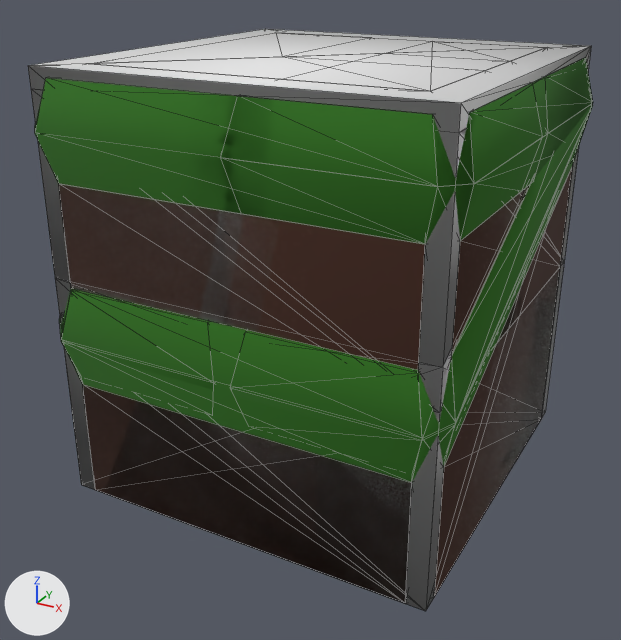
A saved change to the glTF model Art/Terrain/Cubeys/pieces/cubeys_pieces.glb.
Rendered twice from a 50 mm camera at (0.992, -1.921, 0.249) aimed at (-0.024, -0.075, -0.674). The axes (+X, +Y, +Z) are drawn at lower left. The lights are the same throughout. Mesh edges are drawn as thin lines. Where no turn or scale is listed for an object, it has been applied to the vertices. Vertices at the same position are counted once.

The scene before the commit, as lines of its bpy script (objects in view):
```python
ob_dirt_ramp = bpy.data.objects.new('dirt_ramp', me_cube_033)
ob_dirt_ramp.location = (0.0, 0.0, 0.0)
ob_edge_ramp_l = bpy.data.objects.new('edge_ramp_L', me_cube_025)
ob_edge_ramp_l.location = (0.0, 0.0, 0.0)
ob_edge_ramp_l_phy = bpy.data.objects.new('edge_ramp_L_phy', me_plane_002)
ob_edge_ramp_l_phy.location = (0.0, 0.0, 0.0)
ob_edge_ramp_r = bpy.data.objects.new('edge_ramp_R', me_cube_001)
ob_edge_ramp_r.location = (0.0, 0.0, 0.0)
ob_grass_flat = bpy.data.objects.new('grass_flat', me_cube_032)
ob_grass_flat.location = (0.0, 0.0, 0.0)
ob_grass_ramp = bpy.data.objects.new('grass_ramp', me_cube_004)
ob_grass_ramp.location = (0.0, 0.0, 0.0)
ob_path_edge_corner_outer = bpy.data.objects.new('path_edge_corner_outer', me_cube_035)
ob_path_edge_corner_outer.location = (0.0, 0.0, 0.0)
# also in view: 'path_edge_corner_outer_phy' at (0.0, 0.0, -0.3); 'path_edge_straight' at (0.014, 0.0, -0.3); 'grass_ramp_phy' at (0.0, 0.0, -0.55); 'path_edge_corner_inner_phy' at (0.0, 0.0, -0.3); 'edge_ramp_R_phy' at (0.0, 0.0, -0.55)
```
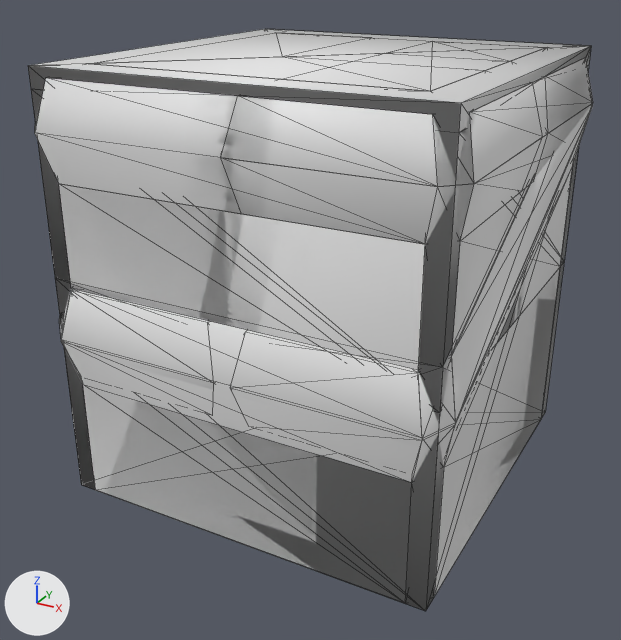
Location of each change, [x1, y1, x2, y2] in pixels of the pictures (621 x 640 px):
'dirt_ramp', recoloured: [83, 272, 559, 603] in both
part 1 of me_cube_032, recoloured (brown to grey): [59, 184, 530, 353] in both
part 2 of me_cube_032, recoloured (green to grey): [35, 59, 592, 244] in both
part 3 of me_cube_025, recoloured: before [83, 270, 559, 603]
part 4 of me_cube_025, recoloured (green to grey): [61, 341, 214, 390] in both
part 5 of me_cube_001, recoloured: before [83, 271, 559, 603]; after [85, 278, 556, 602]
part 6 of me_cube_001, recoloured (green to grey): [230, 108, 592, 447] in both
part 7 of me_cube_004, recoloured: [83, 268, 560, 602] in both
part 8 of me_cube_004, recoloured (green to grey): [59, 104, 593, 482] in both
part 9 of me_cube_035, recoloured (brown to grey): [191, 165, 573, 370] in both
part 10 of me_cube_035, recoloured (green to grey): [35, 93, 474, 244] in both
'edge_ramp_R_phy', unchanged, uncovered by the edit: [60, 48, 591, 610] in both
'grass_ramp_phy', unchanged, covered by the edit: [55, 53, 589, 610] in both
'edge_ramp_L_phy', unchanged, covered by the edit: before [59, 150, 578, 611]; after [59, 281, 99, 294]
'dirt_ramp_phy', unchanged, uncovered by the edit: before [61, 316, 423, 609]; after [61, 316, 540, 611]

What changed in the scene script:
```text
Change me_cube_032:
    where me_cube_032.from_pydata(...)  # 36 vertices, 62 faces; spans x -0.527..0.527, y -0.527..0.527, z -0.6..-0.001
    used by ob_grass_flat; location = (0.0, 0.0, 0.0)
    me_cube_032 part 1: 16 faces spanning x -0.5..0.5, y -0.5..0.5, z -0.6..-0.26 switch from mat_soil (brown #3f2318) to no material
    me_cube_032 part 2: 46 faces spanning x -0.527..0.527, y -0.527..0.527, z -0.26..-0.001 switch from mat_grass (dark green #2c6d18) to no material
Change me_cube_033:
    where me_cube_033.from_pydata(...)  # 28 vertices, 46 faces; spans x -0.5..0.5, y -0.5..0.5, z -1.1..-0.091
    remove me_cube_033.materials.append(mat_soil_001)  # brown #3f2318
Change me_cube_025:
    where me_cube_025.from_pydata(...)  # 56 vertices, 92 faces; spans x -0.527..0.5, y -0.527..0.527, z -1.1..-0.023
    used by ob_edge_ramp_l; location = (0.0, 0.0, 0.0)
    me_cube_025 part 3: all 46 faces that had it switch from mat_soil (brown #3f2318) to no material
    me_cube_025 part 4: all 46 faces that had it switch from mat_grass (dark green #2c6d18) to no material
Change me_cube_001:
    where me_cube_001.from_pydata(...)  # 56 vertices, 92 faces; spans x -0.5..0.527, y -0.527..0.527, z -1.1..-0.023
    used by ob_edge_ramp_r; location = (0.0, 0.0, 0.0)
    me_cube_001 part 5: all 46 faces that had it switch from mat_soil (brown #3f2318) to no material
    me_cube_001 part 6: all 46 faces that had it switch from mat_grass (dark green #2c6d18) to no material
Change me_cube_004:
    where me_cube_004.from_pydata(...)  # 36 vertices, 62 faces; spans x -0.527..0.527, y -0.527..0.527, z -1.1..-0.018
    used by ob_grass_ramp; location = (0.0, 0.0, 0.0)
    me_cube_004 part 7: 16 faces spanning x -0.5..0.5, y -0.5..0.5, z -1.1..-0.28 switch from mat_soil (brown #3f2318) to no material
    me_cube_004 part 8: 46 faces spanning x -0.527..0.527, y -0.527..0.527, z -0.78..-0.018 switch from mat_grass (dark green #2c6d18) to no material
Change me_cube_035:
    where me_cube_035.from_pydata(...)  # 59 vertices, 95 faces; spans x -0.527..0.527, y -0.527..0.527, z -0.6..-0.001
    used by ob_path_edge_corner_outer; location = (0.0, 0.0, 0.0)
    me_cube_035 part 9: 30 faces spanning x -0.5..0.5, y -0.5..0.5, z -0.6..-0.06 switch from mat_soil (brown #3f2318) to no material
    me_cube_035 part 10: 65 faces spanning x -0.527..0.527, y -0.527..0.527, z -0.26..-0.001 switch from mat_grass (dark green #2c6d18) to no material
```
